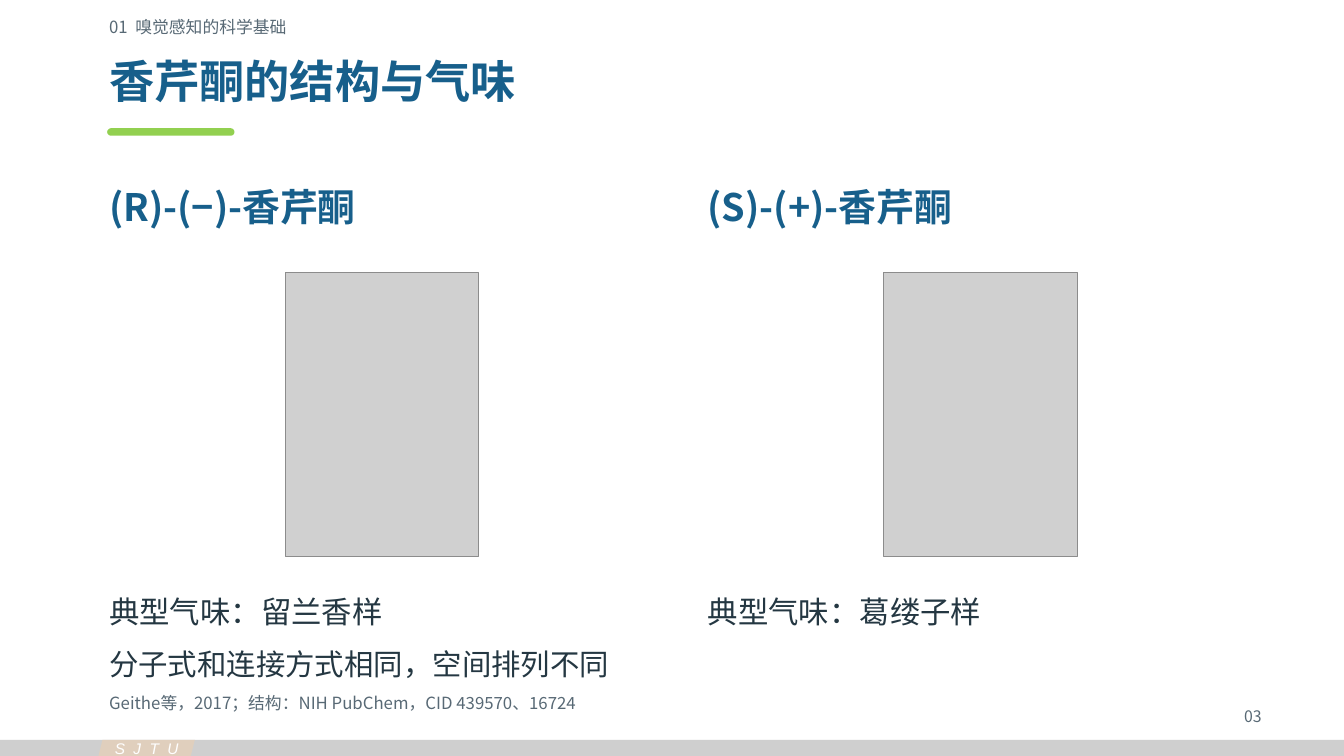
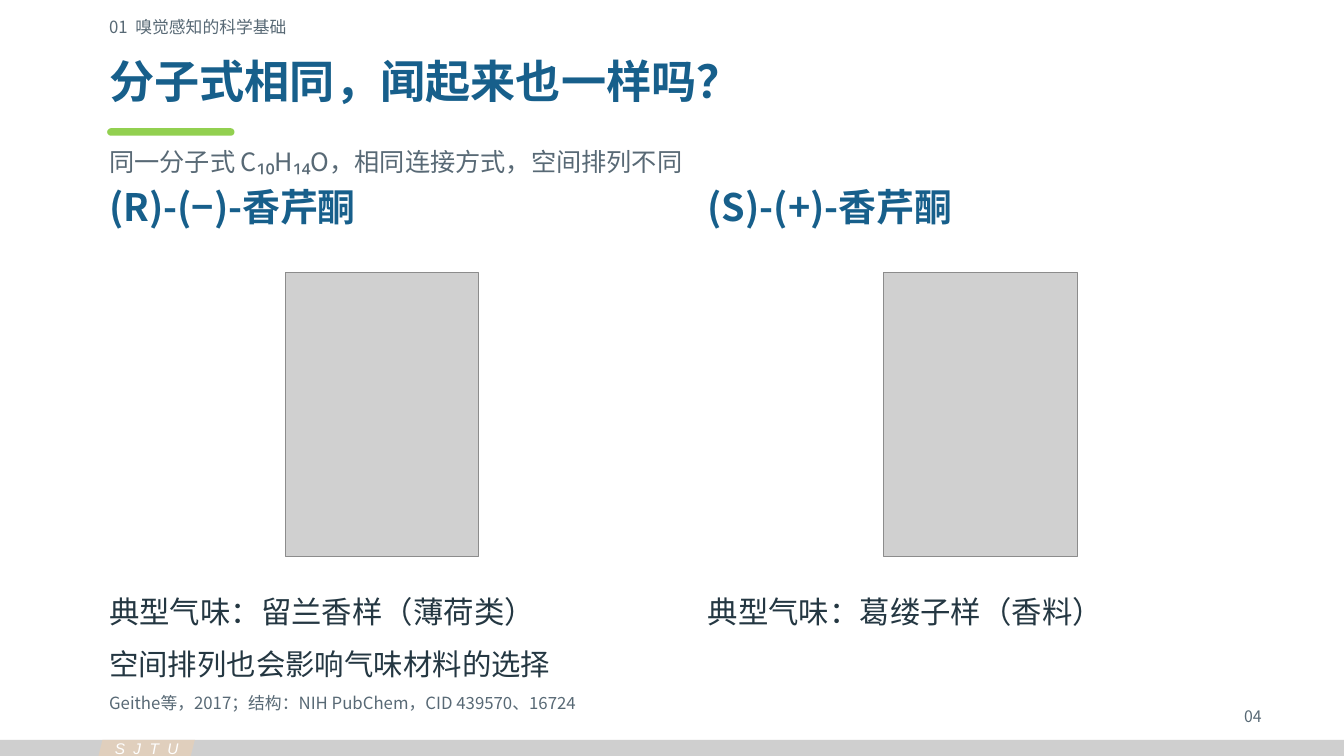
Before and after one commit to Cyh29hao/sjtu-olfaction-vr-2026, a slide deck: slide 4 of release/v3/olfaction-vr-v3.pptx (slide 3 before the commit). Drawn at 1344x756 pixels with LibreOffice and Linux fonts; fonts in the diff are those of the drawing; grey boxes stand for pictures. Boxes give left, top, right and bottom in pixels: in the first picture for what was removed or moved away, otherwise in the second. Text is boxed around its words. In the diff, an @@ line names an element or a change of style, - is before the commit and + after.

```diff
--- a/release/v3/olfaction-vr-v3.pptx
+++ b/release/v3/olfaction-vr-v3.pptx
@@ text at box(109, 59, 742, 104): text changed @@
-香芹酮的结构与气味
+分子式相同，闻起来也一样吗？
@@ text added at box(109, 150, 683, 174), 18 pt, text #586975 @@
+同一分子式 C₁₀H₁₄O，相同连接方式，空间排列不同
@@ text at box(109, 597, 535, 626): text changed @@
-典型气味：留兰香样
+典型气味：留兰香样（薄荷类）
@@ text at box(708, 597, 1103, 626): text changed @@
-典型气味：葛缕子样
+典型气味：葛缕子样（香料）
@@ text at box(109, 650, 550, 678): text changed @@
-分子式和连接方式相同，空间排列不同
+空间排列也会影响气味材料的选择
@@ text at box(1244, 710, 1262, 722): text changed @@
-03
+04
```
Also in this commit, not shown: 20 other slides changed, 2 slides added, 43 other files.
